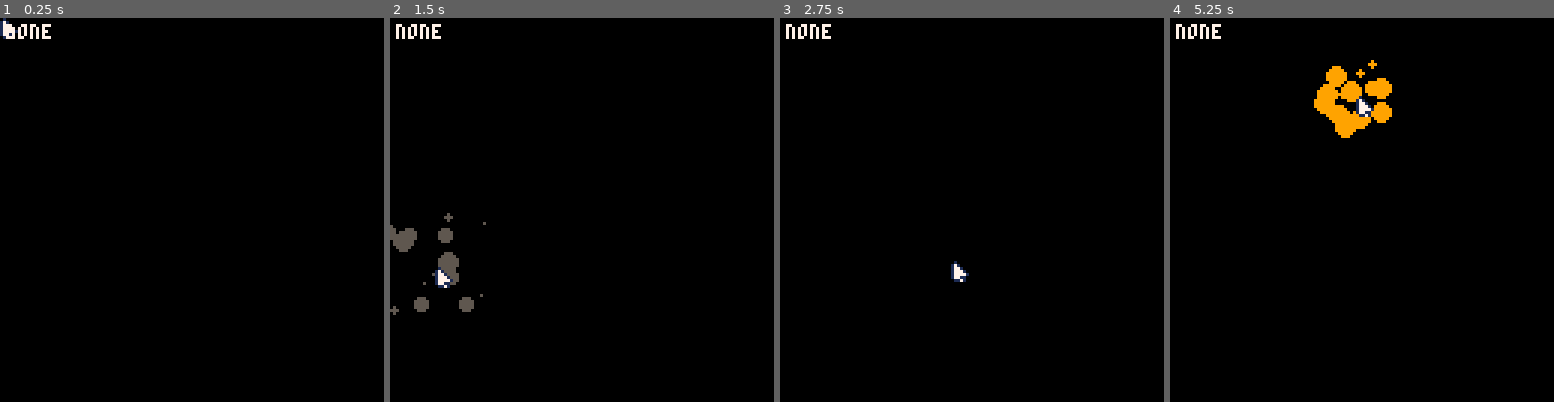
Above: before the commit, frames 1-4 (left to right).
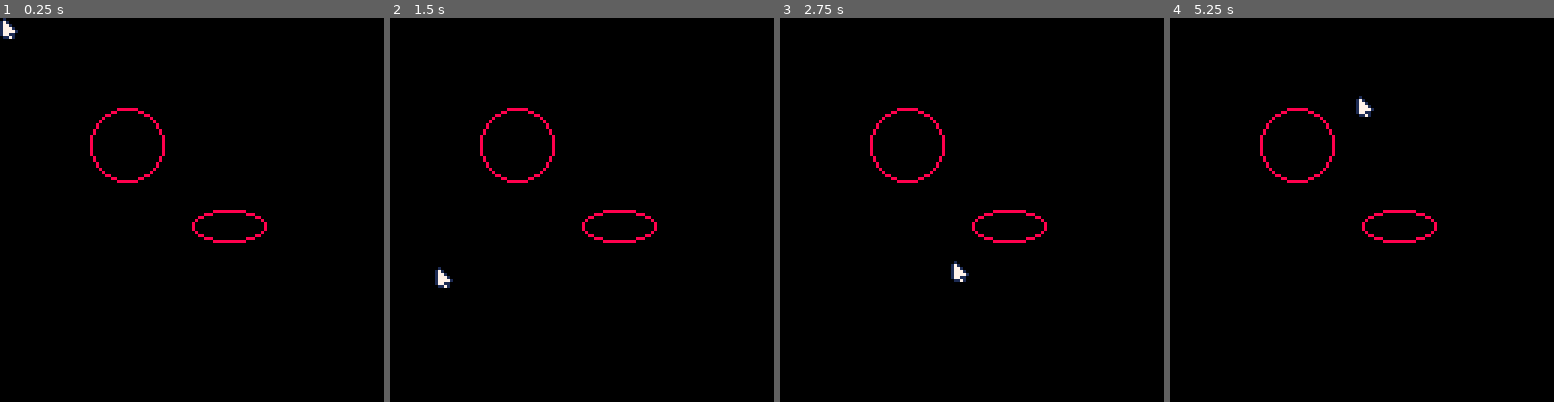
Above: after the commit, the same moments.

Repository: 4brn/Customs
Game: PICO-8 cartridge src/game.p8
Two runs of this game, one before a commit and one after it. Both use one fixed random seed, a clock stepped at 60 frames per second and the inputs below.
Inputs (mouse positions are in pixels of both pictures, inside the frame that each line leads up to):
- Up to frame 1 (0.25 s): no input
- Up to frame 2 (1.5 s): click (670, 121) at 0.67 s; click (436, 267) at 1.22 s
- Up to frame 3 (2.75 s): click (887, 114) at 1.77 s; click (952, 259) at 2.32 s
- Up to frame 4 (5.25 s): click (1404, 106) at 2.87 s; click (1465, 256) at 3.42 s; click (1231, 102) at 3.97 s; click (1292, 248) at 4.52 s; click (1354, 94) at 5.07 s

The runs differ from the first frame. In frame 1, 0.9% of the frame differs, in the area x 1-70%, y 1-59%; in frame 2, 2.1%; in frame 3, 1.0%; in frame 4, 2.9%.

Commit message:
fix explosion bugs  + debug menu

Diff:
--- /dev/null
+++ b/src/debug.lua
@@ -0,0 +1,30 @@
+function init_debug()
+    debug_active = false
+end
+
+function debug_mode()
+    if debug_active then
+        mouse_data()
+        explosion_data()
+    end
+end
+
+function mouse_data()
+    cursor(2,2,7)
+    print(mouse.x .. "/" .. mouse.y)
+    if mouse.state == 0 then
+        print("none")
+    elseif mouse.state == 1  then
+        print("left")
+    elseif mouse.state == 2  then
+        print("right")
+    elseif mouse.state == 4  then
+        print("middle")
+    end
+end
+
+function explosion_data()
+    cursor(30,2,7)
+    print("expl:" .. (#explosion % particle_count))
+    print("areas:" .. #areas)
+end
--- a/src/explosion.lua
+++ b/src/explosion.lua
@@ -1,22 +1,28 @@
 function init_explosion()
     explosion = {}
+    areas = {}
+    particle_count = 20
     colors = { 5, 9, 10, 7 }
 end
 
-function add_explosion(x, y)
-    for i = 0, 20 do
-        add(
-            explosion, {
-                x = x,
-                y = y,
-                dx = 1 - rnd(2),
-                dy = 1 - rnd(2),
-                scale = 2 + rnd(5),
-                life = 5
-            }
-        )
+function add_explosion(origin_x, origin_y)
+    for a in all(areas) do
+        if (origin_x > a.x1 and origin_y > a.y1 and origin_x < a.x2 and origin_y < a.y2) then
+            for i = 0, particle_count do
+                add(
+                    explosion, {
+                        x = origin_x,
+                        y = origin_y,
+                        dx = 1 - rnd(2),
+                        dy = 1 - rnd(2),
+                        scale = 2 + rnd(5),
+                        life = 5
+                    }
+                )
+            end
+            sfx(0)
+        end
     end
-    sfx(0)
 end
 
 function update_explosion()
@@ -37,3 +43,18 @@
         circfill(particle.x, particle.y, particle.scale, particle.color)
     end
 end
+
+function add_area(x1, y1, x2, y2)
+    add(areas,{
+        x1 = x1,
+        y1 = y1,
+        x2 = x2,
+        y2 = y2
+    })
+end
+
+function draw_areas()
+    for a in all(areas) do
+        oval(a.x1, a.y1, a.x2, a.y2, 8)
+    end
+end
--- a/src/game.p8
+++ b/src/game.p8
@@ -4,10 +4,10 @@
 #include main.lua
 #include mouse.lua
 #include explosion.lua
+#include debug.lua
 
 -- enable m and kb input
 poke(0x5f2d, 0x1, 0x2, 0x4)
-
 __gfx__
 00000000010000000010101066666666000000000000000000000000000000000000000000000000000000000000000000000000000000000000000000000000
 00000000171000000171717166666666000000000000000000000000000000000000000000000000000000000000000000000000000000000000000000000000
--- a/src/main.lua
+++ b/src/main.lua
@@ -1,26 +1,26 @@
 function _init()
     init_mouse()
     init_explosion()
+    init_debug()
+
+    add_area(64, 64, 88, 74)
+    add_area(30, 30, 54, 54)
+
 end
 
 function _update60()
     update_mouse()
     update_explosion()
+
+    if stat(31) == "d" then debug_active = not debug_active end
 end
 
 function _draw()
     cls()
+
+    draw_areas()
     draw_explosion()
     draw_mouse()
 
-    cursor(2,2,7)
-    if mouse.state == 0 then
-        print("none")
-    elseif mouse.state == 1  then
-        print("left")
-    elseif mouse.state == 2  then
-        print("right")
-    elseif mouse.state == 4  then
-        print("middle")
-    end
+    debug_mode()
 end
--- a/src/mouse.lua
+++ b/src/mouse.lua
@@ -30,7 +30,7 @@
         add_explosion(mouse.x, mouse.y)
         mouse.delay = 1
     else
-        mouse.delay = mouse.delay - 0.2
+        mouse.delay = mouse.delay - 0.1
     end
 
     mouse.mode = mouse.state == 2 and 2 or 1
